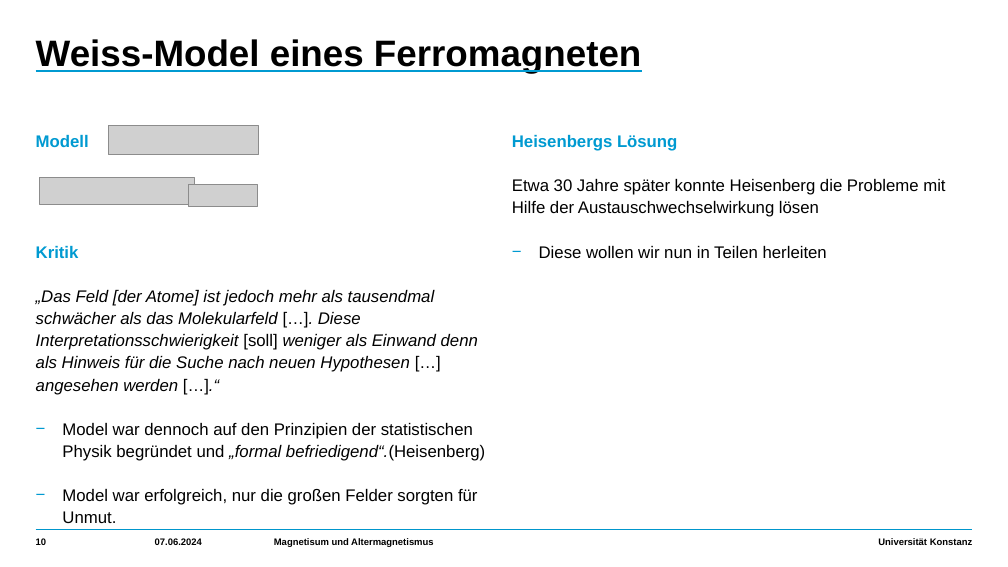
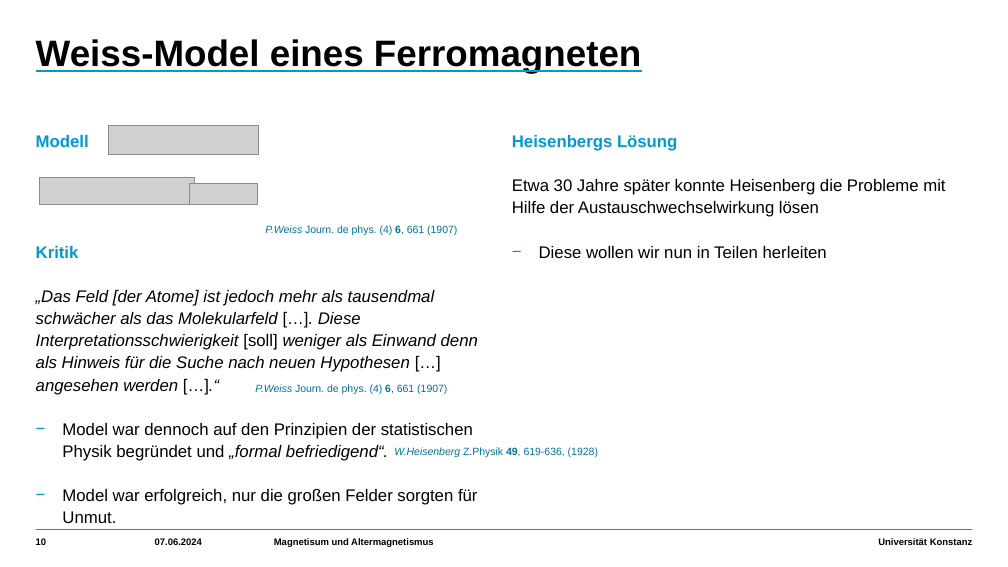
Before and after one commit to HolykingJulex/EstimateSeminar, a slide deck: slide 10 of Vortrag.pptx. Drawn at 1008x567 pixels with LibreOffice and Linux fonts; fonts in the diff are those of the drawing; grey boxes stand for pictures. Boxes give left, top, right and bottom in pixels: in the first picture for what was removed or moved away, otherwise in the second. Text is boxed around its words. In the diff, an @@ line names an element or a change of style, - is before the commit and + after.

```diff
--- a/Vortrag.pptx
+++ b/Vortrag.pptx
@@ text added at (265, 225, 457, 235), 10 pt, text #00739D @@
+P.Weiss Journ. de phys. (4) 6, 661 (1907)
@@ text added at (255, 384, 447, 394), 10 pt, text #00739D @@
+P.Weiss Journ. de phys. (4) 6, 661 (1907)
@@ text at (62, 423, 473, 461): text changed @@
-    − Model war dennoch auf den Prinzipien der statistischen Physik begründet und „formal befriedigend“.(Heisenberg)
+    − Model war dennoch auf den Prinzipien der statistischen Physik begründet und „formal befriedigend“.
@@ text added at (394, 447, 598, 457), 10 pt, text #00739D @@
+W.Heisenberg Z.Physik 49, 619-636, (1928)
```
Also in this commit, not shown: 16 other slides changed, 2 slides added, 10 slides removed, 7 other files.
